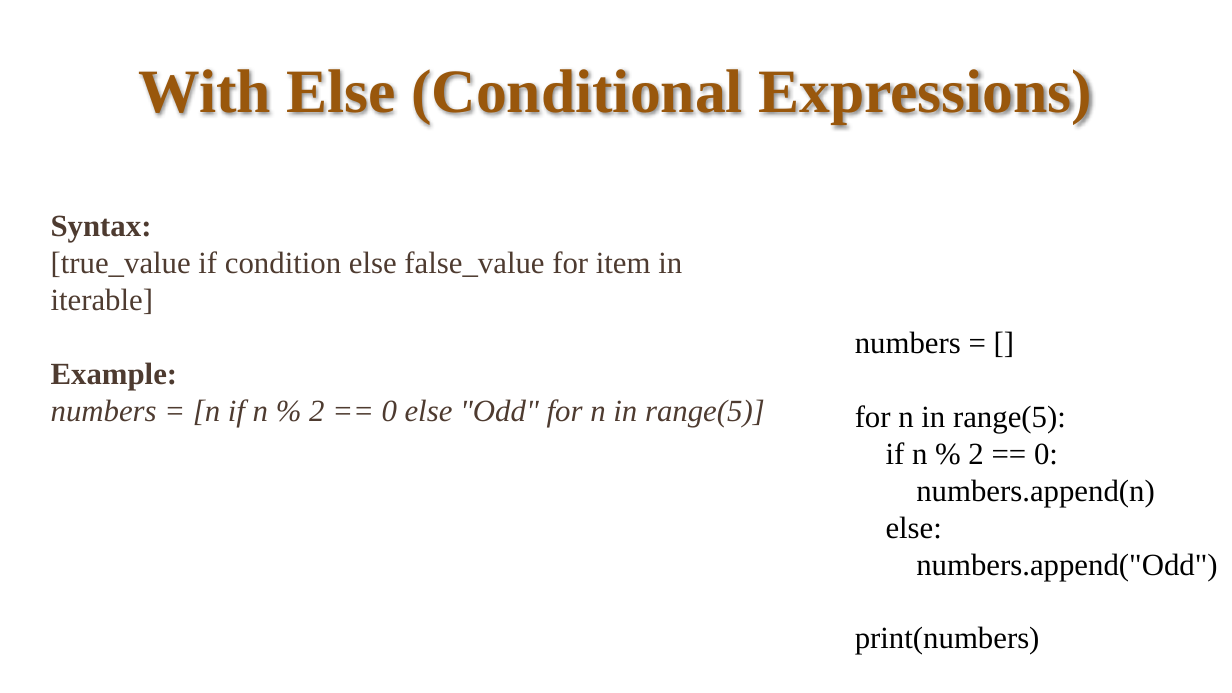
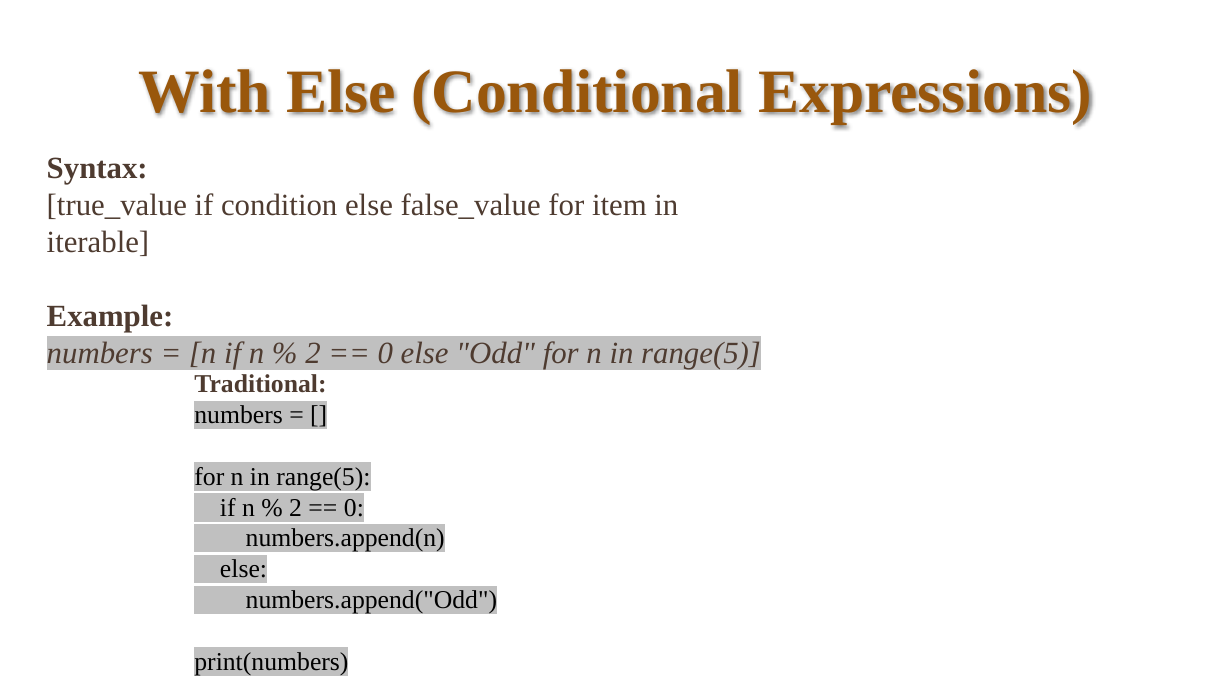
Before and after one commit to bahadurCorvit/Advance_Python, a slide deck: slide 6 of lectures/Lec12.pptx. Drawn at 1232x693 pixels with LibreOffice and Linux fonts; fonts in the diff are those of the drawing. Boxes give left, top, right and bottom in pixels: in the first picture for what was removed or moved away, otherwise in the second. Text is boxed around its words. In the diff, an @@ line names an element or a change of style, - is before the commit and + after.

```diff
--- a/lectures/Lec12.pptx
+++ b/lectures/Lec12.pptx
@@ text "Syntax:" moved from (x1=51, y1=215, x2=765, y2=427) to (x1=47, y1=157, x2=761, y2=369) @@
@@ text at (x1=47, y1=341, x2=761, y2=369): highlight none to #C0C0C0 in "numbers = [n if n % 2 ..." @@
@@ text "Traditional:" moved from (x1=855, y1=331, x2=1217, y2=654) to (x1=194, y1=374, x2=497, y2=675) @@
@@ text at (x1=194, y1=374, x2=326, y2=393): paragraph added @@
+Traditional:
@@ text at (x1=194, y1=405, x2=497, y2=675): size 24 to 20 pt, highlight none to #C0C0C0 in "numbers = []", "for n in range(5):", "if n % 2 == 0:", "numbers.append(n)" and 3 more places @@
```
Also in this commit, not shown: 6 other slides changed, 1 other file.
